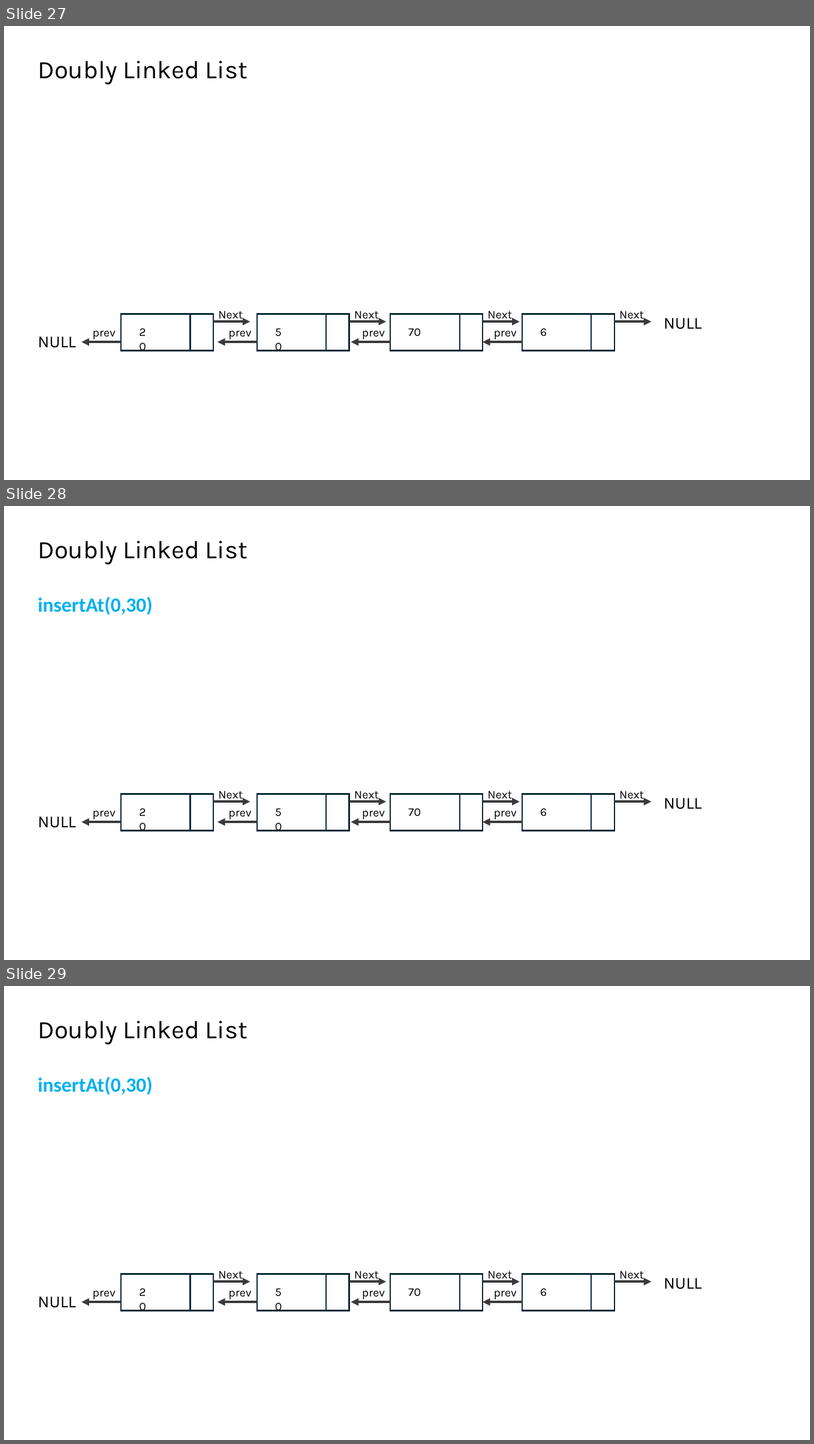
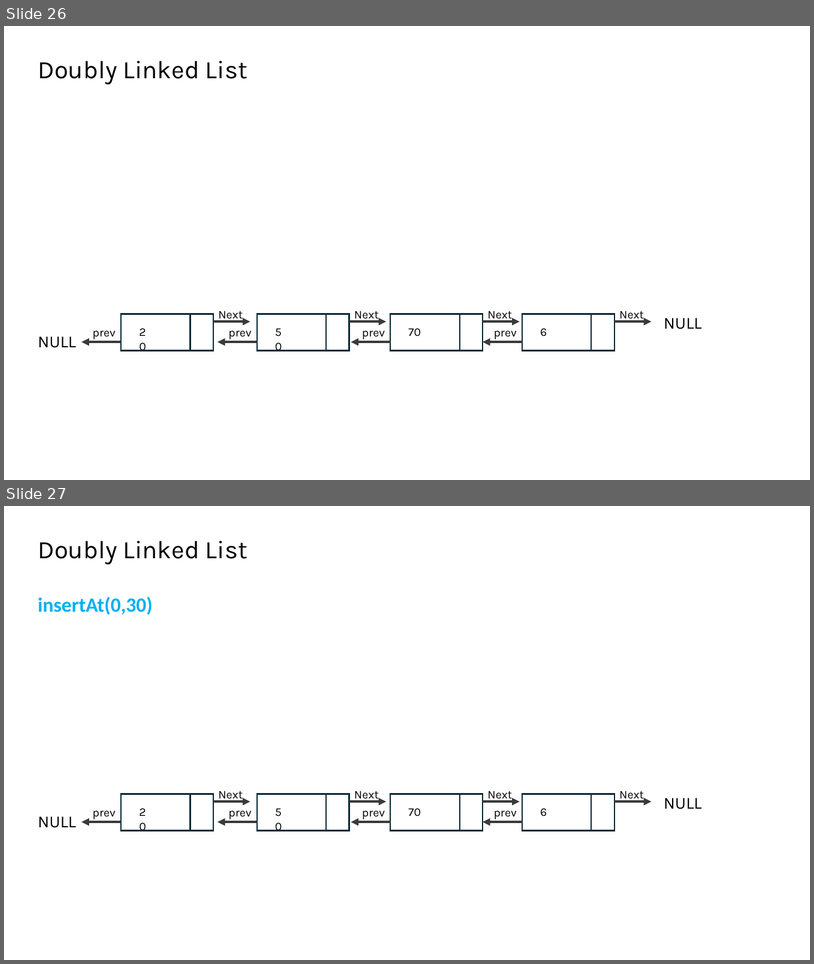
Before and after one commit to hossames/Ds-Course-Matrials, a slide deck: LinkedList/linked list week.pptx. Shown one above the other, each under a label of ours: slides 27, 28 and 29 before the commit, slides 26 and 27 after it. The pictures are 814x1444 and 814x964 pixels, drawn with LibreOffice and Linux fonts; fonts in the diff are those of the drawing. Boxes give left, top, right and bottom in pixels: in the first picture for what was removed or moved away, otherwise in the second. Text is boxed around its words. In the diff, an @@ line names an element or a change of style, - is before the commit and + after.

```diff
--- a/LinkedList/linked list week.pptx
+++ b/LinkedList/linked list week.pptx
@@ slide 28 removed at [4,506,810,960], background #FFFFFF @@
@@ text removed at [38,541,248,565] @@
-Doubly Linked List
@@ text removed at [38,597,153,615] @@
-insertAt(0,30)
@@ group removed at [81,790,250,831]: 3 texts, 2 rectangles, 2 arrows @@
-20
-Next
-prev
@@ group removed at [218,790,386,831]: 3 texts, 2 rectangles, 2 arrows @@
-50
-Next
-prev
@@ group removed at [351,790,520,831]: 3 texts, 2 rectangles, 2 arrows @@
-70
-Next
-prev
@@ group removed at [483,790,652,831]: 3 texts, 2 rectangles, 2 arrows @@
-6
-Next
-prev
@@ text removed at [664,798,702,809] @@
-NULL
@@ text removed at [38,816,76,828] @@
-NULL
@@ what was slide 27 is now slide 26 @@
@@ what was slide 29 is now slide 27 @@
```
Also in this commit, not shown: 6 slides changed, 2 other slides removed.
